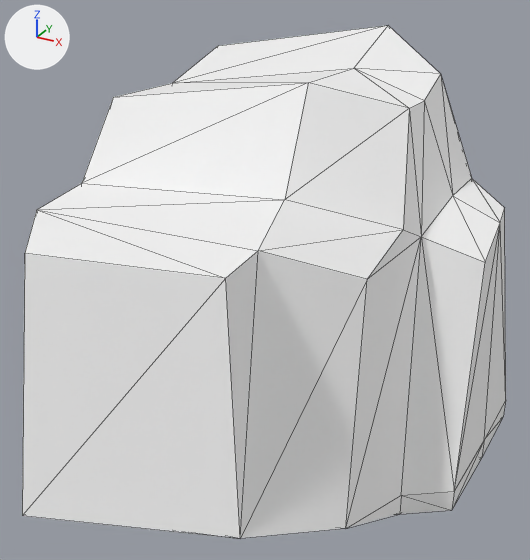
What one commit did to the glTF model assets/nature_lowpoly/Rock_Moss_4.glb.
Both versions are drawn from a camera (50 mm lens) standing at (0.491, -1.225, 0.628) and looking at (-0.142, -0.074, 0.053). The axes (+X, +Y, +Z) are drawn at upper left. The lights are the same throughout. The older version comes first. Mesh edges are drawn as thin lines.

The scene before the commit, as lines of its bpy script (objects in view):
```python
mat_green = principled_material('Green')
mat_green.base_color = (1.0, 1.0, 1.0)  # white #ffffff
mat_green.metallic = 1.0
mat_green.roughness = 1.0
mat_rock = principled_material('Rock')
mat_rock.base_color = (1.0, 1.0, 1.0)  # white #ffffff
mat_rock.metallic = 1.0
mat_rock.roughness = 1.0
me_cube_023 = bpy.data.meshes.new('Cube.023')
me_cube_023.from_pydata(...)  # 66 vertices, 128 faces; spans x -0.439..0.304, y -0.625..0.625, z -0.273..0.511
# faces by material slot: [104, 24]
me_cube_023.materials.append(mat_rock)  # white #ffffff
me_cube_023.materials.append(mat_green)  # white #ffffff
ob_rock_moss_4 = bpy.data.objects.new('Rock_Moss_4', me_cube_023)
ob_rock_moss_4.location = (0.0, 0.0, 0.0)
```
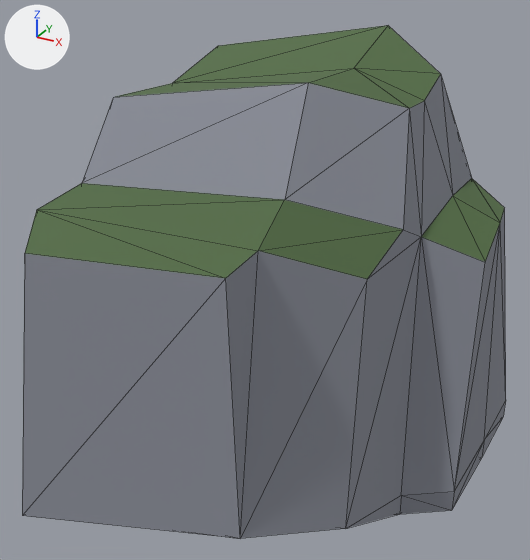
Scene script edits in JSON lines:
```json
{"op": "set", "path": "mat_rock.metallic", "old": "1.0", "new": "0.0"}
{"op": "set", "path": "mat_rock.base_color", "old": "(1.0, 1.0, 1.0)", "new": "(0.244, 0.258, 0.303)", "note": "white #ffffff -> grey #878b96"}
{"op": "set", "path": "mat_rock.roughness", "old": "1.0", "new": "0.9"}
{"op": "set", "path": "mat_green.metallic", "old": "1.0", "new": "0.0"}
{"op": "set", "path": "mat_green.base_color", "old": "(1.0, 1.0, 1.0)", "new": "(0.0874, 0.152, 0.0599)", "note": "white #ffffff -> dark green #536d45"}
```

Where the change shows, as pixel boxes [x1, y1, x2, y2] in the pictures (530 x 560 px):
```json
{"object": "Rock_Moss_4", "change": "recoloured, surface changed", "before": [22, 26, 506, 538], "after": [22, 26, 506, 538], "on screen": "white to grey"}
```
